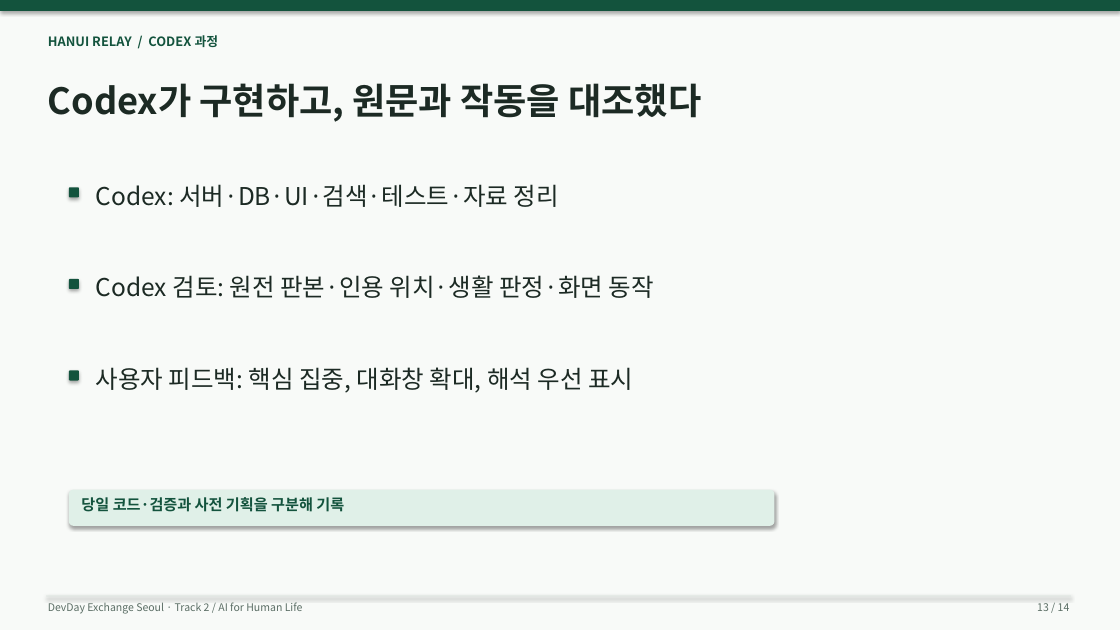
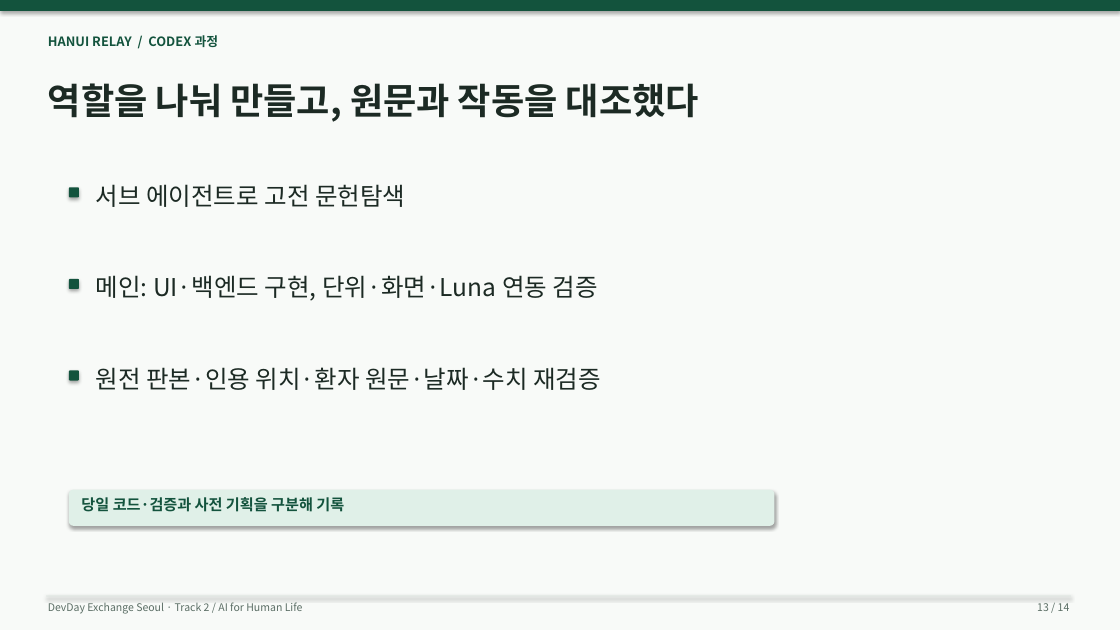
Before and after one commit to wlsalswo14/devday-hanui-relay, a slide deck: slide 13 of presentations/Hanui-Relay-10min.pptx. Drawn at 1120x630 pixels with LibreOffice and Linux fonts; fonts in the diff are those of the drawing. Boxes give left, top, right and bottom in pixels: in the first picture for what was removed or moved away, otherwise in the second. Text is boxed around its words. In the diff, an @@ line names an element or a change of style, - is before the commit and + after.

Commit message:
Require classical citations in Luna coaching and finalize presentation decks

```diff
--- a/presentations/Hanui-Relay-10min.pptx
+++ b/presentations/Hanui-Relay-10min.pptx
@@ text at (x1=48, y1=83, x2=699, y2=122): text changed @@
-Codex가 구현하고, 원문과 작동을 대조했다
+역할을 나눠 만들고, 원문과 작동을 대조했다
@@ text at (x1=96, y1=184, x2=405, y2=207): text changed @@
-Codex: 서버·DB·UI·검색·테스트·자료 정리
+서브 에이전트로 고전 문헌탐색
@@ text at (x1=96, y1=275, x2=598, y2=301): text changed @@
-Codex 검토: 원전 판본·인용 위치·생활 판정·화면 동작
+메인: UI·백엔드 구현, 단위·화면·Luna 연동 검증
@@ text at (x1=96, y1=367, x2=601, y2=390): text changed @@
-사용자 피드백: 핵심 집중, 대화창 확대, 해석 우선 표시
+원전 판본·인용 위치·환자 원문·날짜·수치 재검증
```
Also in this commit, not shown: 10 other slides changed, 15 other files.
